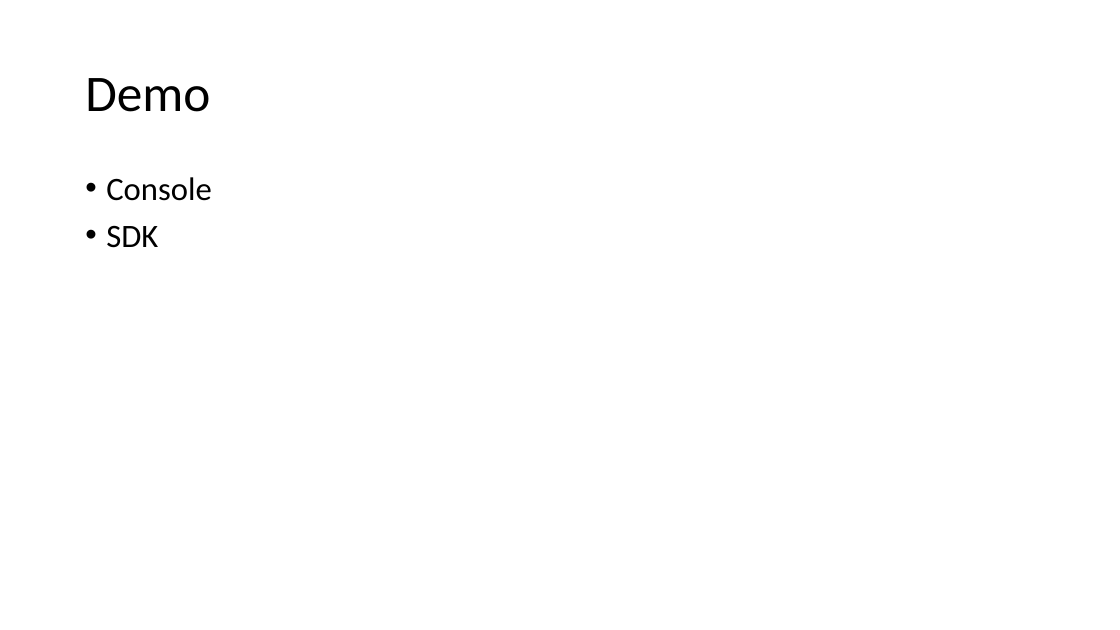
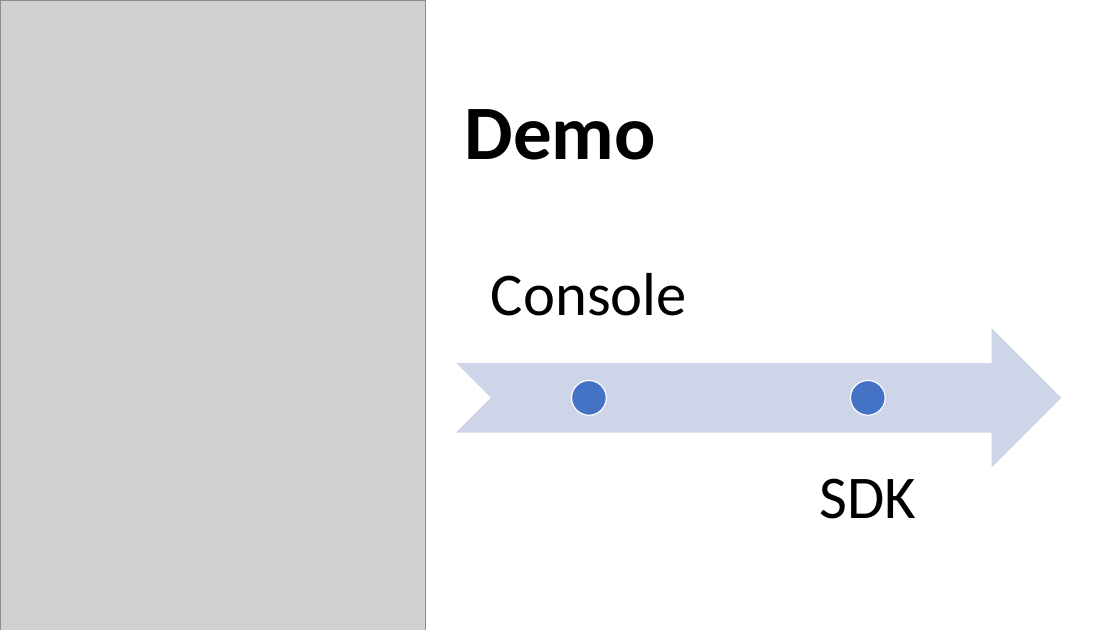
Before and after one commit to shaunkhoo/cloud-foundations, a slide deck: slide 13 of session9/cloud-foundations-sagemaker.pptx (slide 12 before the commit). Drawn at 1120x630 pixels with LibreOffice and Linux fonts; fonts in the diff are those of the drawing; grey boxes stand for pictures. Boxes give left, top, right and bottom in pixels: in the first picture for what was removed or moved away, otherwise in the second. Text is boxed around its words. In the diff, an @@ line names an element or a change of style, - is before the commit and + after.

```diff
--- a/session9/cloud-foundations-sagemaker.pptx
+++ b/session9/cloud-foundations-sagemaker.pptx
@@ picture added at (x1=0, y1=0, x2=426, y2=630) @@
@@ title "Demo" moved from (x1=85, y1=78, x2=210, y2=112) to (x1=465, y1=109, x2=656, y2=160) @@
@@ title "Demo" at (x1=465, y1=109, x2=656, y2=160): size 44 to 66 pt, bold on @@
@@ text removed at (x1=106, y1=177, x2=211, y2=248) @@
-• Console
-• SDK
@@ group added at (x1=456, y1=273, x2=1061, y2=519): 2 texts, 2 ellipses, 1 notched right arrow @@
+Console
+SDK
```
Also in this commit, not shown: 12 other slides changed, 3 slides added, 4 slides removed, 3 other files.
